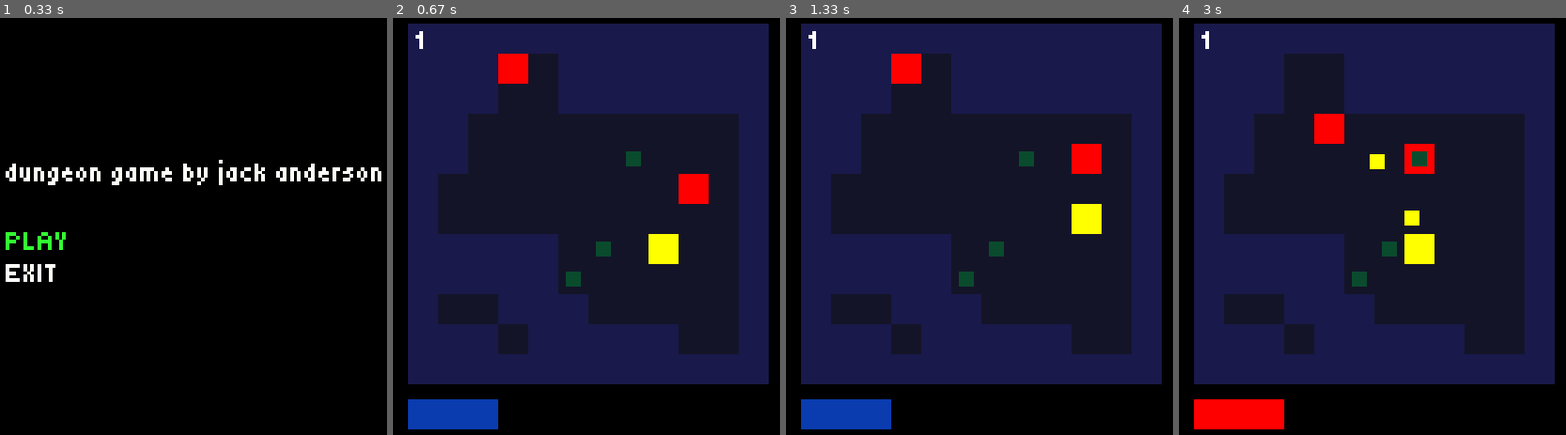
Above: before the commit, frames 1-4 (left to right).
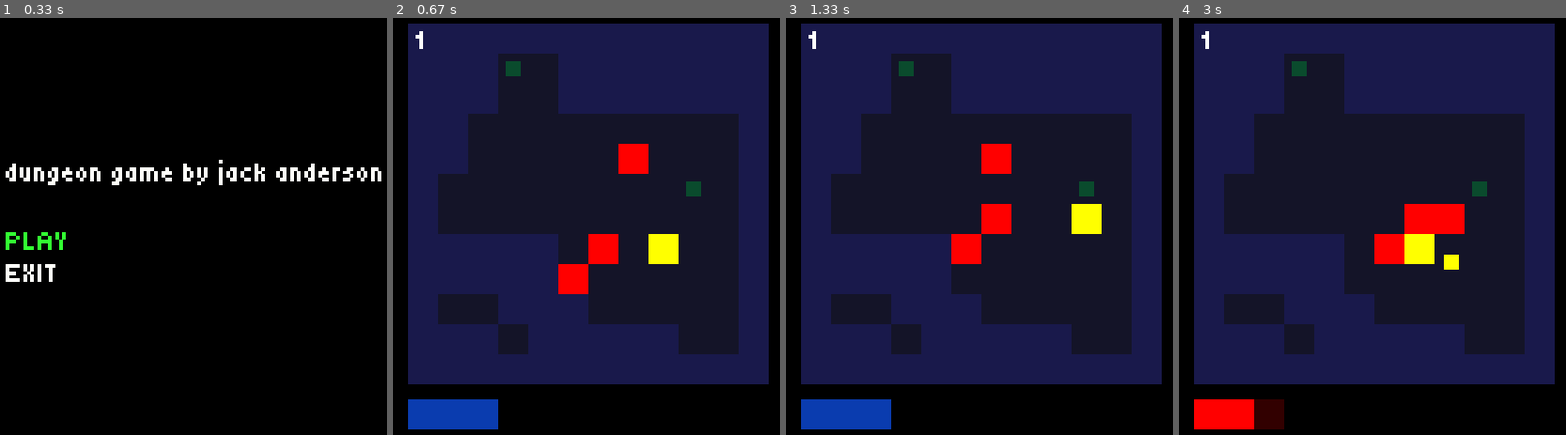
Above: after the commit, the same moments.

Repository: windingtheropes/dungeon-game
Game: pygame game, started from src/game.py
The game is run twice, just before and just after one commit, with the same random seed, the same clock (stepped at 60 frames per second) and the same inputs.
Inputs:
- Up to frame 1 (0.33 s): no input
- Up to frame 2 (0.67 s): tap Enter at 0.33 s
- Up to frame 3 (1.33 s): hold Up 0.67-1.13 s; hold Right from 1.17 s (still down)
- Up to frame 4 (3 s): release Right at 1.63 s; hold Left 1.67-2.2 s; hold Down 2.23-2.53 s; hold Left 2.57-2.97 s

Frame 1 is identical in both runs. In frame 2, 2.8% of the frame differs, in the area x 27-82%, y 8-67%; in frame 3, 3.4%; in frame 4, 4.1%, in the area x 19-80%, y 10-99%.

Commit message:
fix find all accessible, fix level generation and unsolveable levels.

Diff:
--- a/src/levelgen.py
+++ b/src/levelgen.py
@@ -1,6 +1,7 @@
 import random
 import os
 import time
+import levelslib
 # levels are always 12 by 12
 
 # calculate the 4 positions that are adjacent to a point, defined by row column coordinates
@@ -13,13 +14,13 @@
         possibilities.append([r-1, c])
 
     # if not bottom row, a col in row below is adjacent
-    if r == 11:
+    if r >= 11:
         pass
     else:
         possibilities.append([r+1, c])
 
     # if not end of row, column right has an adjacent
-    if c == 11:
+    if c >= 11:
         pass
     else:
         possibilities.append([r, c+1])
@@ -29,22 +30,26 @@
         pass
     else:
         possibilities.append([r, c-1])
-
     return possibilities
 def chance(c): # 1 in c
     if(random.randint(1,c) == random.randint(1,c)):
         return True
     return False
 # find if a coordinate (cell) has openings next to it, accept dict of other values to return as well
-def getOpeningsOnCell(coord, level, dict=[0]):
+# if walkable is true, run with the assumption that the only impassable entity is a wall
+def getOpeningsOnCell(coord, level, walkable=False):
     openings = []
     adj = adjacent_coords(coord[0], coord[1])
     for a in adj:
         r = a[0]
         c = a[1]
-        if level[r][c] in dict:
+        # print([level[r][c]])
+        if walkable == False and str(level[r][c]) == "0":
+            openings.append([r,c])
+        elif walkable == True and str(level[r][c]) != "1":
             openings.append([r,c])
     return openings
+
 def getEmptyCellsOnLevel(level):
     coords = []
     for r in range(0, len(level)):
@@ -52,22 +57,16 @@
             if level[r][c] == 0:
                 coords.append([r, c])
     return coords
-# def count_trail(point, level):
-def emptycount(level):
-    count = 0
-    for r in level:
-        for c in r:
-            if c == 0:
-                count+=1
-    return count
 
-# recursively find all cells in a 'cave' by checking for openings, and the player
-def getAllAccessible(coord, level, counted=[]):
-    openings = getOpeningsOnCell(coord, level, [0,"p"])
+# recursively find all cells in a 'cave' by checking for openings (not walls)
+def getAllAccessible(coord, level, counted=None):
+    if(counted == None):
+        counted = []
+    openings = getOpeningsOnCell(coord, level, True)
     for o in openings:
         if not o in counted:
             counted.append(o)
-            return getAllAccessible(o, level, counted)
+            counted = getAllAccessible(o, level, counted)
     return counted
 # array of coords to array of values
 def toValue(arr, level):
@@ -93,7 +92,8 @@
     if not "p" in toValue(getAllAccessible(s, level), level):
         openSpaces.remove(s)
         return getPlayerAccessibleSpace(level, openSpaces)
-    return s
+    else:
+        return s
 
 # generate a level, procedurally
 def gen():
@@ -122,21 +122,22 @@
                     continue
 
     openSpaces = getEmptyCellsOnLevel(level)
-    s = getWideSpace(openSpaces, level)
-    level[s[0]][s[1]] = "p"
-    for i in openSpaces:
-        print(toValue(getAllAccessible(i, level), level))
-    openSpaces = getEmptyCellsOnLevel(level)
-    for i in range(0, random.randint(0,6)):
-        s = getPlayerAccessibleSpace(level, openSpaces)
-        level[s[0]][s[1]] = "3"
+    player_pos = getWideSpace(openSpaces, level)
+    level[player_pos[0]][player_pos[1]] = "p"
+
+    # if the spawn space is too small, regen
+    if(len(getAllAccessible(player_pos, level)) < 20):
+        return gen()
 
     openSpaces = getEmptyCellsOnLevel(level)
     for i in range(0, random.randint(2,4)):
-        s = getPlayerAccessibleSpace(level, openSpaces)
-        level[s[0]][s[1]] = "2"
+        player_pos = getPlayerAccessibleSpace(level, openSpaces)
+        level[player_pos[0]][player_pos[1]] = "2"
 
-
+    openSpaces = getEmptyCellsOnLevel(level)
+    for i in range(0, random.randint(0,6)):
+        player_pos = getPlayerAccessibleSpace(level, openSpaces)
+        level[player_pos[0]][player_pos[1]] = "3"
     stringform = ""
     for r in range(0,len(level)):
         for c in range(0,len(level[r])):
@@ -144,14 +145,5 @@
         if r == len(level)-1:
             continue
         stringform = stringform + "\n"
-    # print(stringform)
+
     return stringform
-
-# while True:
-#     os.system("clear")
-#     level = gen()
-#     for i in level:
-#         for c in i:
-#             print(c, end="")
-#         print("")
-#     time.sleep(0.25)
